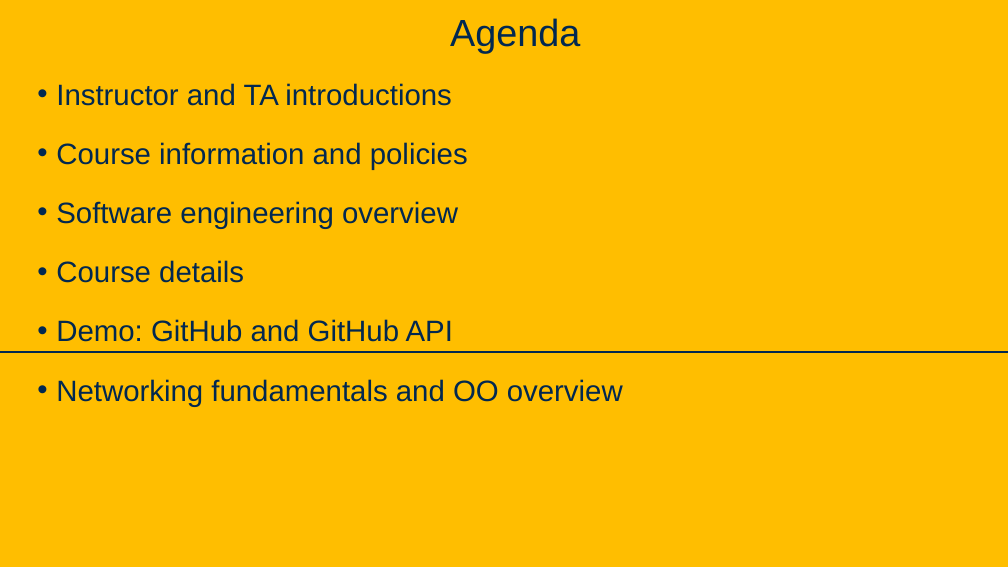
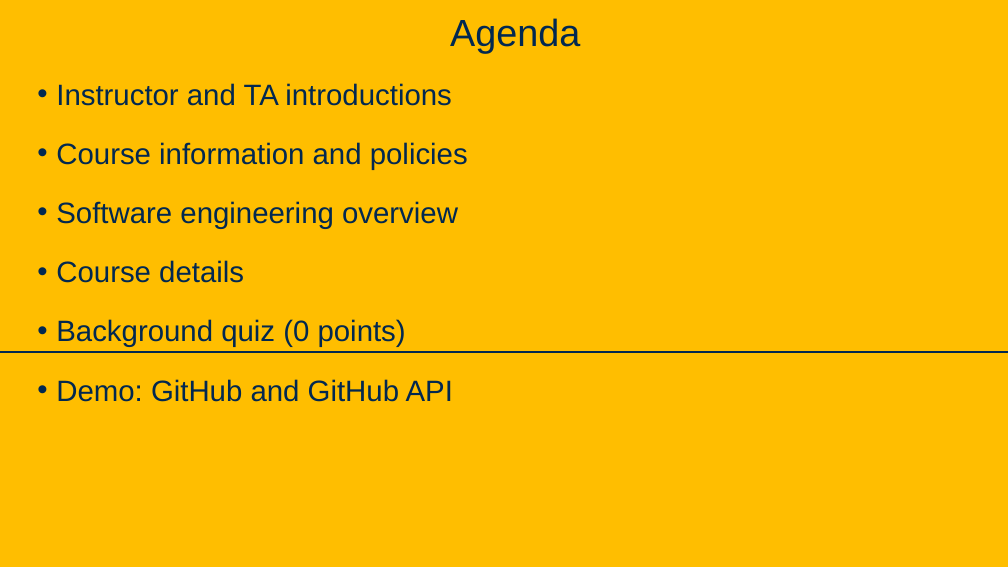
Before and after one commit to davsec-teaching/ecs160-f25, a slide deck: slide 2 of slides/1_logistics_and_course_introduction.pptx. Drawn at 1008x567 pixels with LibreOffice and Linux fonts; fonts in the diff are those of the drawing; background and template pictures are left out. Boxes give left, top, right and bottom in pixels: in the first picture for what was removed or moved away, otherwise in the second. Text is boxed around its words. In the diff, an @@ line names an element or a change of style, - is before the commit and + after.

```diff
--- a/slides/1_logistics_and_course_introduction.pptx
+++ b/slides/1_logistics_and_course_introduction.pptx
@@ text at box(56, 319, 406, 347): paragraph added @@
+• Background quiz (0 points)
@@ text at box(56, 379, 623, 406): paragraph removed @@
-• Networking fundamentals and OO overview
```
Also in this commit, not shown: 15 other slides changed, 3 slides added, 1 slide removed.
